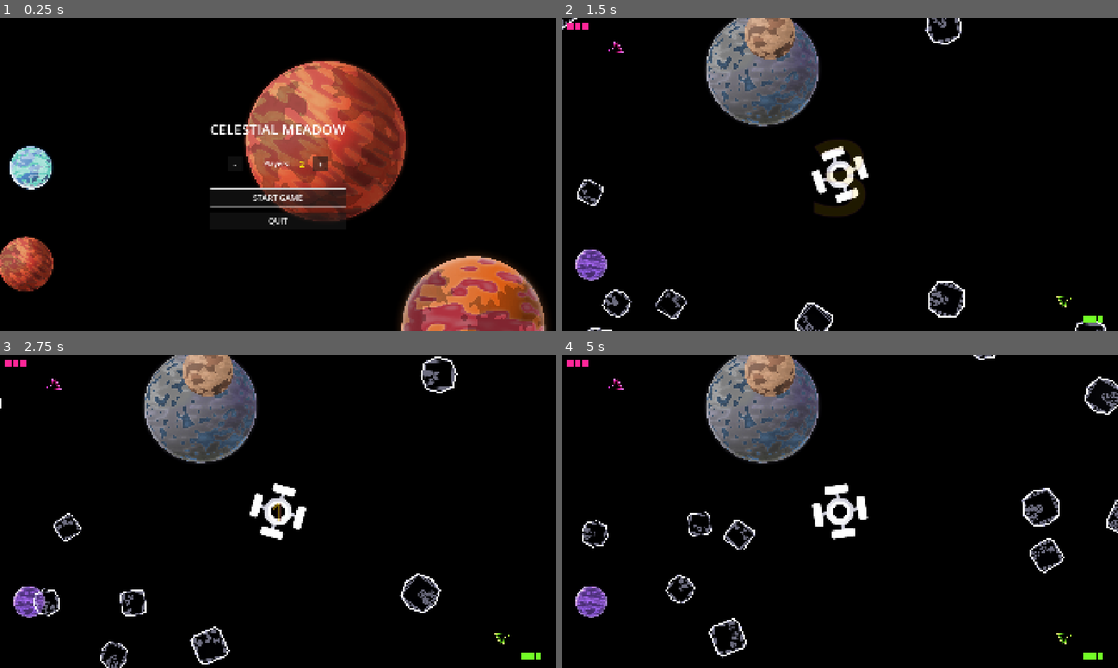
Above: before the commit, frames 1-4 (two rows, left to right).
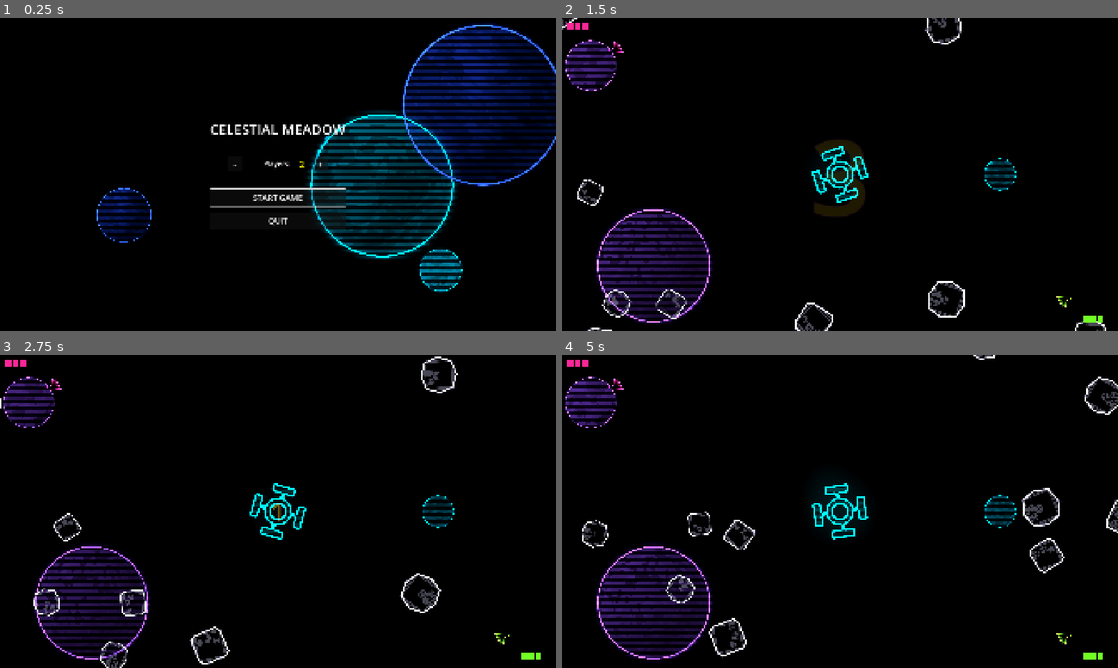
Above: after the commit, the same moments.

Repository: Teeohbee/CelestialMeadow
Game: Godot game, scene res://menu.tscn
The game is run twice, just before and just after one commit, with the same random seed, the same clock (stepped at 60 frames per second) and the same inputs.
Inputs:
- Up to frame 1 (0.25 s): no input
- Up to frame 2 (1.5 s): click "START GAME" at 0.5 s
- Up to frame 3 (2.75 s): no input
- Up to frame 4 (5 s): no input

The runs differ from the first frame. In frame 1, 29% of the frame differs, in the area x 0-100%, y 1-100%; in frame 2, 12%; in frame 3, 12%; in frame 4, 12%.

Commit message:
feat: holographic planets and space station
Adds a hologram canvas shader (translucent body, screen-space scanlines,
bright rim, occasional flicker and glitch band) for the background planets
and the station, tinted from a cool hologram palette. Dims asteroid glow
so ships stay the brightest thing on screen, and gives the menu the same
glow environment.

Diff:
--- a/game_config.gd
+++ b/game_config.gd
@@ -64,6 +64,11 @@
 ## Multiplier pushing neon colours above 1.0 so the glow post-process picks them up
 const NEON_GLOW: float = 2.5
 const ASTEROID_COLOR: Color = Color(0.85, 0.85, 1.0)
+const HOLOGRAM_COLORS: Array[Color] = [
+	Color(0.0, 0.8, 1.0),   # Cyan
+	Color(0.15, 0.3, 1.0),  # Deep blue
+	Color(0.55, 0.3, 1.0)   # Violet
+]
 
 # Player Starting Rotation Adjustments (degrees)
 const PLAYER_ROTATION_ADJUSTMENTS: Array[int] = [30, 30, -30, -30, 0, 0]
--- a/menu.tscn
+++ b/menu.tscn
@@ -2,6 +2,7 @@
 
 [ext_resource type="Script" path="res://menu.gd" id="1_menu"]
 [ext_resource type="PackedScene" uid="uid://bnauy0payb6b1" path="res://planet.tscn" id="2_planet"]
+[ext_resource type="Environment" path="res://neon_environment.tres" id="3_env"]
 
 [node name="Menu" type="Control"]
 layout_mode = 3
@@ -20,6 +21,9 @@
 grow_horizontal = 2
 grow_vertical = 2
 color = Color(0, 0, 0, 1)
+
+[node name="WorldEnvironment" type="WorldEnvironment" parent="."]
+environment = ExtResource("3_env")
 
 [node name="Planet1" parent="." instance=ExtResource("2_planet")]
 position = Vector2(200, 150)
--- a/planet.gd
+++ b/planet.gd
@@ -8,6 +8,7 @@
 	screen_size = get_viewport_rect().size
 	set_planet_texture()
 	set_planet_scale()
+	self_modulate = GameConfig.HOLOGRAM_COLORS[randi() % GameConfig.HOLOGRAM_COLORS.size()]
 	position = Vector2(randf_range(0, 1)*screen_size.x, randf_range(0, 1)*screen_size.y)
 
 func set_planet_texture():
--- a/planet.tscn
+++ b/planet.tscn
@@ -11,7 +11,9 @@
 [ext_resource type="Texture2D" uid="uid://bgioc4nl73xc0" path="res://sprites/planet07.png" id="9_gib37"]
 [ext_resource type="Texture2D" uid="uid://kvy4jitc24uw" path="res://sprites/planet08.png" id="10_e8ovj"]
 [ext_resource type="Texture2D" uid="uid://da822ryvpydf2" path="res://sprites/planet09.png" id="11_wohbm"]
+[ext_resource type="Material" path="res://shaders/hologram_planet_material.tres" id="holo_mat"]
 
 [node name="Planet" type="Sprite2D"]
+material = ExtResource("holo_mat")
 script = ExtResource("1_ivuc2")
 sprites = Array[CompressedTexture2D]([ExtResource("2_w0pjv"), ExtResource("3_yxdm2"), ExtResource("4_kokns"), ExtResource("5_2epay"), ExtResource("6_fo2w3"), ExtResource("7_6upxq"), ExtResource("8_1vb86"), ExtResource("9_gib37"), ExtResource("10_e8ovj"), ExtResource("11_wohbm")])
--- /dev/null
+++ b/shaders/hologram.gdshader
@@ -0,0 +1,48 @@
+shader_type canvas_item;
+
+// Holographic projection: translucent, screen-space scanlines, bright rim and
+// an occasional flicker/glitch. Tinted by the node's modulate/self_modulate.
+
+uniform float rim_width = 6.0;         // in texture pixels
+uniform float rim_strength = 2.0;      // > 1.0 blooms
+uniform float body_alpha = 0.35;
+uniform float body_strength = 1.0;
+uniform float scanline_spacing = 4.0;  // screen pixels between lines
+uniform float scanline_speed = 20.0;
+uniform float flicker_amount = 0.15;
+uniform float glitch_amount = 0.01;    // UV shift during a glitch band
+
+varying vec4 tint;
+
+float hash(float n) {
+	return fract(sin(n) * 43758.5453);
+}
+
+void vertex() {
+	tint = COLOR;
+}
+
+void fragment() {
+	// Occasional horizontal glitch band
+	float tick = floor(TIME * 8.0);
+	float band = step(0.92, hash(tick)) * step(abs(SCREEN_UV.y - hash(tick + 1.0)), 0.04);
+	vec2 uv = UV + vec2(band * glitch_amount * (hash(tick + 2.0) - 0.5) * 2.0, 0.0);
+
+	vec4 tex = texture(TEXTURE, uv);
+	float lum = dot(tex.rgb, vec3(0.299, 0.587, 0.114));
+
+	vec2 px = TEXTURE_PIXEL_SIZE * rim_width;
+	float min_alpha = 1.0;
+	for (int i = 0; i < 8; i++) {
+		float angle = float(i) * TAU / 8.0;
+		min_alpha = min(min_alpha, texture(TEXTURE, uv + vec2(cos(angle), sin(angle)) * px).a);
+	}
+	float rim = tex.a * (1.0 - min_alpha);
+
+	float scan = 0.65 + 0.35 * sin((FRAGCOORD.y + TIME * scanline_speed) * TAU / scanline_spacing);
+	float flicker = 1.0 - flicker_amount * step(0.9, hash(floor(TIME * 15.0)));
+
+	vec3 col = tint.rgb * (lum * body_strength * scan + rim * rim_strength);
+	float alpha = clamp(tex.a * body_alpha * scan + rim, 0.0, 1.0);
+	COLOR = vec4(col, alpha * flicker * tint.a);
+}
--- /dev/null
+++ b/shaders/hologram_planet_material.tres
@@ -0,0 +1,10 @@
+[gd_resource type="ShaderMaterial" load_steps=2 format=3]
+
+[ext_resource type="Shader" path="res://shaders/hologram.gdshader" id="1_shader"]
+
+[resource]
+shader = ExtResource("1_shader")
+shader_parameter/rim_width = 12.0
+shader_parameter/rim_strength = 1.4
+shader_parameter/body_alpha = 0.55
+shader_parameter/body_strength = 1.8
--- /dev/null
+++ b/shaders/hologram_station_material.tres
@@ -0,0 +1,11 @@
+[gd_resource type="ShaderMaterial" load_steps=2 format=3]
+
+[ext_resource type="Shader" path="res://shaders/hologram.gdshader" id="1_shader"]
+
+[resource]
+shader = ExtResource("1_shader")
+shader_parameter/rim_width = 4.0
+shader_parameter/rim_strength = 2.5
+shader_parameter/body_alpha = 0.4
+shader_parameter/body_strength = 0.6
+shader_parameter/flicker_amount = 0.1
--- a/shaders/neon_sprite_material.tres
+++ b/shaders/neon_sprite_material.tres
@@ -4,3 +4,4 @@
 
 [resource]
 shader = ExtResource("1_shader")
+shader_parameter/glow_strength = 1.6
--- a/space_station.tscn
+++ b/space_station.tscn
@@ -2,6 +2,7 @@
 
 [ext_resource type="Script" path="res://space_station.gd" id="1_tpi0f"]
 [ext_resource type="Texture2D" uid="uid://6to4hoo5jbon" path="res://sprites/station.png" id="1_yn1n7"]
+[ext_resource type="Material" path="res://shaders/hologram_station_material.tres" id="holo_mat"]
 
 [sub_resource type="CircleShape2D" id="CircleShape2D_f7t7u"]
 radius = 32.5615
@@ -14,6 +15,8 @@
 script = ExtResource("1_tpi0f")
 
 [node name="Sprite2D" type="Sprite2D" parent="."]
+self_modulate = Color(0, 0.9, 1, 1)
+material = ExtResource("holo_mat")
 texture = ExtResource("1_yn1n7")
 
 [node name="CollisionShape2D" type="CollisionShape2D" parent="."]
